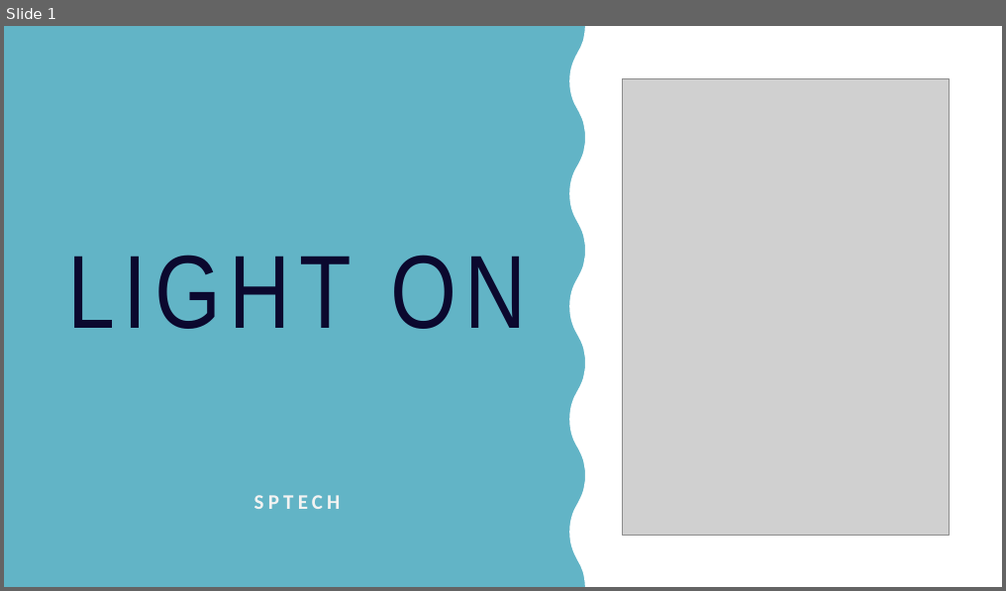
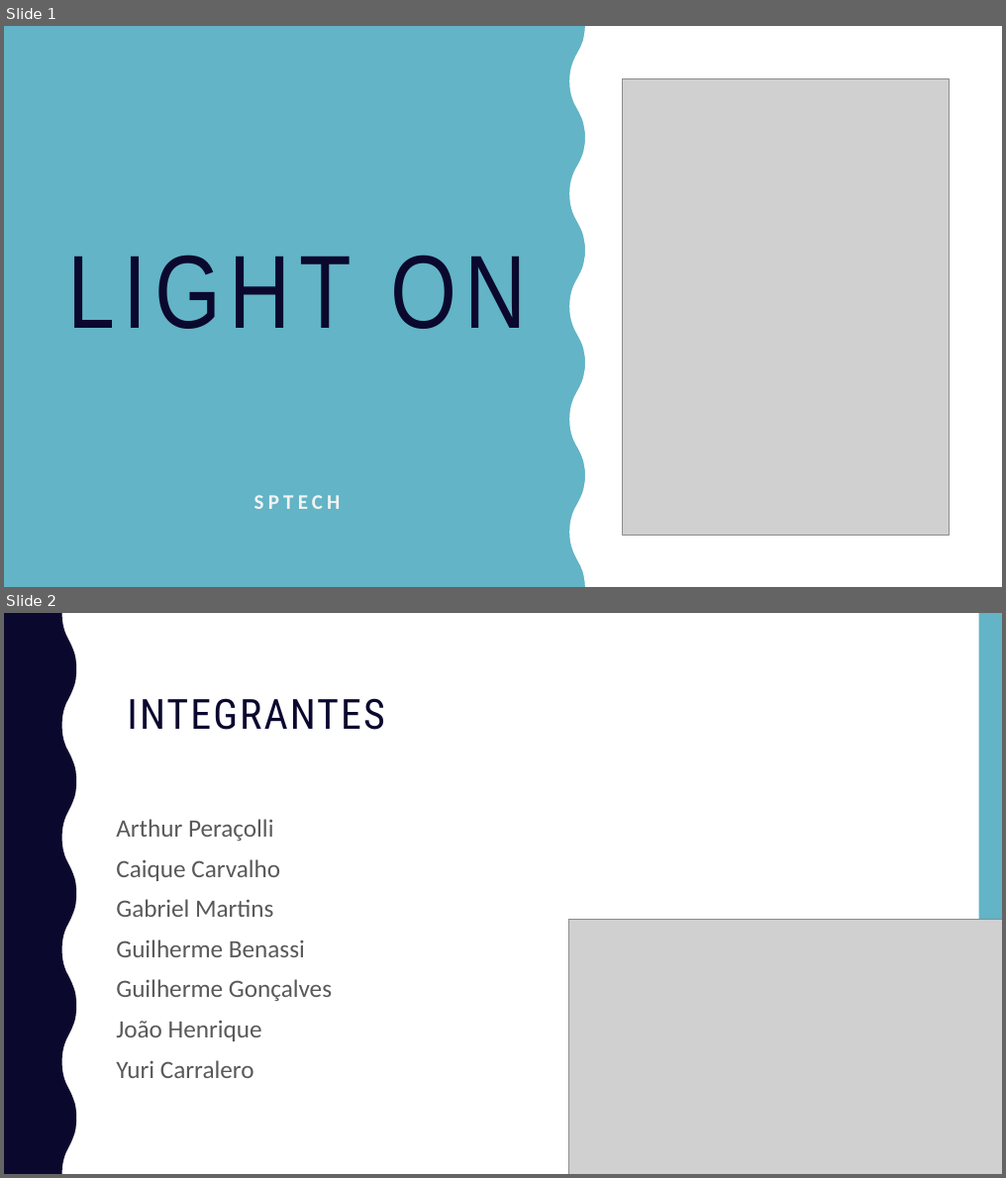
Before and after one commit to caiqueoak03/Projeto-PI, a slide deck: Documentação/Light ON.pptx. Shown one above the other, each under a label of ours: slide 1 before the commit, slides 1 and 2 after it. The pictures are 1006x591 and 1006x1178 pixels, drawn with LibreOffice and Linux fonts; fonts in the diff are those of the drawing; grey boxes stand for pictures; background and template pictures are left out. Boxes give left, top, right and bottom in pixels: in the first picture for what was removed or moved away, otherwise in the second. Text is boxed around its words. In the diff, an @@ line names an element or a change of style, - is before the commit and + after.

```diff
--- a/Documentação/Light ON.pptx
+++ b/Documentação/Light ON.pptx
@@ slide 2 added at (x1=4, y1=613, x2=1002, y2=1174), background picture (left out) @@
@@ freeform shape added at (x1=4, y1=613, x2=76, y2=1174), fill #0B082E @@
@@ rectangle added at (x1=979, y1=613, x2=1002, y2=1174), fill #62B4C6 @@
@@ title added at (x1=127, y1=698, x2=384, y2=730), 40 pt, text #0B082E @@
+INTEGRANTES
@@ text added at (x1=116, y1=819, x2=332, y2=1078), 24 pt, text #595959 @@
+Arthur Peraçolli
+Caique Carvalho
+Gabriel Martins
+Guilherme Benassi
+Guilherme Gonçalves
+João Henrique
+Yuri Carralero
@@ picture added at (x1=569, y1=919, x2=1002, y2=1174) @@
```
Also in this commit, not shown: 11 other slides added, 8 slides removed, 1 other file.
